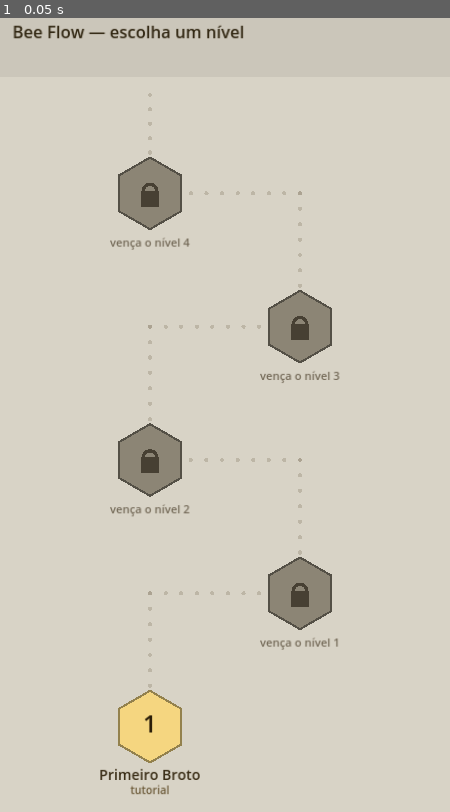
Above: before the commit, frame 1.
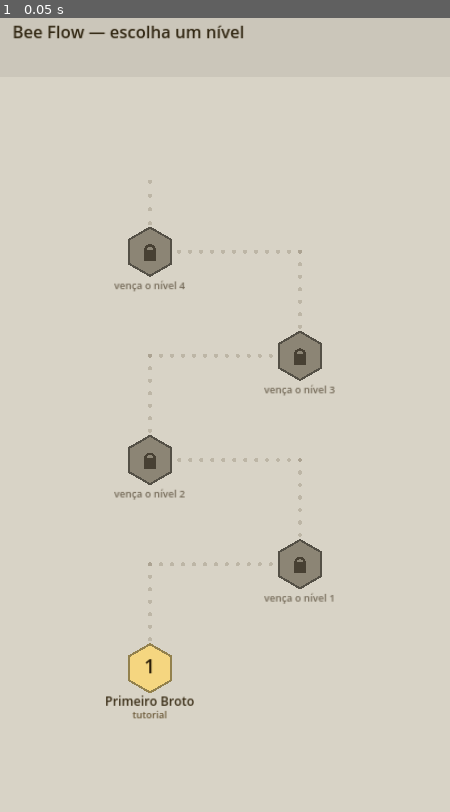
Above: after the commit, the same moment.

Repository: eric-r-ramos/bee-flow
Game: Godot game, scene res://scenes/Main.tscn
Two runs of this game, one before a commit and one after it. Both use one fixed random seed, a clock stepped at 60 frames per second and the inputs below.
Inputs:
- Up to frame 1 (0.05 s): no input

The runs differ from the first frame. In frame 1, 6.9% of the frame differs, in the area x 22-76%, y 9-98%.

Commit message:
UI: favos menores na rota e fila de cores nas pilhas
Dois ajustes vindos de comparação com referência do gênero.

Favos da rota de 86 para 58 (Godot) e de 54 para 34 (web), com espaçamento e
rótulos proporcionais. Nós grandes viravam uma coluna de balões e o caminho
sumia; o que precisa se ler à distância é a trilha, não o nó.

A pilha agora mostra a fila do que vem, em fatias finas com as cores REAIS
das próximas colmeias. Antes eram tocos escuros: o jogador via que havia
mais colmeias, mas não de quais cores — e a ordem das cores é exatamente a
informação de que ele precisa para planejar, então esconder era esconder a
decisão.

O nome do tipo (operaria/zangao/batedora) saiu do token: o hexágono já
codifica o alcance, e a altura liberada foi para a fila.

Anotado no DESIGN.md, não construído: a fileira de facilitadores por anúncio
que o gênero usa. Encaixa no 6º slot já previsto como válvula de deadlock,
mas traz SDK de anúncios, rede, privacidade e classificação etária.

Co-Authored-By: Claude <noreply@anthropic.com>
Claude-Session: https://claude.ai/code/session_01FYg51uz4viMWVJdvCoF4mW

Diff:
--- a/scripts/Main.gd
+++ b/scripts/Main.gd
@@ -31,7 +31,7 @@
 const DECK_H := 300.0
 const MARGIN_CELLS := 1.6   ## folga em celulas ao redor da imagem: a zona de voo
 const SPAWN_INTERVAL := 0.26
-const TOKEN := Vector2(170.0, 96.0)
+const TOKEN := Vector2(170.0, 78.0)
 const LANE_X0 := 85.0
 const LANE_STEP := 185.0
 
@@ -162,7 +162,7 @@
 		return
 	# Primeiro nível embaixo, o caminho sobe alternando os lados. A pilha é
 	# centrada: com poucos níveis ela não fica amontoada num canto.
-	const SPACING := 320.0
+	const SPACING := 250.0
 	var total := float(catalog.size() - 1) * SPACING
 	var bottom := DESIGN.y * 0.56 + total * 0.5
 	for i in catalog.size():
--- a/scripts/view/MapView.gd
+++ b/scripts/view/MapView.gd
@@ -4,7 +4,9 @@
 ## A rota: os níveis como um caminho de favos, do primeiro embaixo ao último
 ## em cima. Nível limpo pode ser rejogado; o seguinte só abre depois dele.
 
-const NODE_R := 86.0
+## Favo pequeno: com muitos níveis a rota vira uma coluna de balões e some
+## o caminho. O que precisa se ler à distância é a TRILHA, não o nó.
+const NODE_R := 58.0
 
 var game: Node
 
@@ -26,7 +28,7 @@
 	for i in range(nodes.size() - 1):
 		_link(nodes[i], nodes[i + 1], game.is_unlocked(i + 1))
 	var last: Vector2 = nodes[nodes.size() - 1]
-	_dotted(last + Vector2(0, -NODE_R - 12.0), last + Vector2(0, -NODE_R - 150.0), false)
+	_dotted(last + Vector2(0, -NODE_R - 10.0), last + Vector2(0, -NODE_R - 110.0), false)
 
 	for i in nodes.size():
 		_node(i, nodes[i])
@@ -47,7 +49,7 @@
 		return
 	var dir := (to - from) / span
 	var tone := Color(0.62, 0.45, 0.14, 0.9) if lit else Color(0.55, 0.50, 0.42, 0.35)
-	var steps := maxi(int(span / 34.0), 1)
+	var steps := maxi(int(span / 26.0), 1)
 	for k in range(steps + 1):
 		draw_circle(from + dir * (span * float(k) / float(steps)),
 			6.0 if lit else 5.0, tone)
@@ -73,29 +75,29 @@
 	draw_polyline(pts, fill.darkened(0.4), 5.0)
 
 	if unlocked:
-		_text(center + Vector2(0, 14), "%d" % (index + 1), 58, Color(0.16, 0.11, 0.03))
+		_text(center + Vector2(0, 12), "%d" % (index + 1), 46, Color(0.16, 0.11, 0.03))
 	else:
 		# Cadeado desenhado: corpo + arco.
-		draw_rect(Rect2(center + Vector2(-22, -6), Vector2(44, 38)), Color(0.28, 0.25, 0.20))
-		draw_arc(center + Vector2(0, -6), 16.0, PI, TAU, 20, Color(0.28, 0.25, 0.20), 8.0)
+		draw_rect(Rect2(center + Vector2(-15, -4), Vector2(30, 26)), Color(0.28, 0.25, 0.20))
+		draw_arc(center + Vector2(0, -4), 11.0, PI, TAU, 20, Color(0.28, 0.25, 0.20), 6.0)
 
 	if cleared:
 		# Selo de concluído, encostado no favo.
 		var seal := center + Vector2(NODE_R * 0.72, -NODE_R * 0.72)
-		draw_circle(seal, 26.0, Color(0.29, 0.55, 0.22))
+		draw_circle(seal, 19.0, Color(0.29, 0.55, 0.22))
 		draw_polyline(PackedVector2Array([
-			seal + Vector2(-11, 0), seal + Vector2(-3, 9), seal + Vector2(12, -9)
-		]), Color(1, 1, 1), 6.0)
+			seal + Vector2(-8, 0), seal + Vector2(-2, 7), seal + Vector2(9, -7)
+		]), Color(1, 1, 1), 4.5)
 
-	var label_at := center + Vector2(0, NODE_R + 42.0)
+	var label_at := center + Vector2(0, NODE_R + 32.0)
 	if unlocked:
-		_text(label_at, str(info.get("name", "")), 34, Color(0.22, 0.17, 0.08))
+		_text(label_at, str(info.get("name", "")), 30, Color(0.22, 0.17, 0.08))
 		var band := str(info.get("band", ""))
 		var mark := BFProgress.format_time(game.progress.best_time(str(info.get("id", ""))))
 		var sub := band if mark == "" else "%s  ·  recorde %s" % [band, mark]
-		_text(label_at + Vector2(0, 34), sub, 26, Color(0.42, 0.35, 0.22))
+		_text(label_at + Vector2(0, 30), sub, 23, Color(0.42, 0.35, 0.22))
 	else:
-		_text(label_at, "vença o nível %d" % index, 27, Color(0.45, 0.41, 0.34))
+		_text(label_at, "vença o nível %d" % index, 24, Color(0.45, 0.41, 0.34))
 
 
 func _text(at: Vector2, s: String, size: int, color: Color) -> void:
--- a/scripts/view/TableView.gd
+++ b/scripts/view/TableView.gd
@@ -100,12 +100,18 @@
 		if deck.is_empty():
 			continue
 		var top: Rect2 = game.column_rects[j]
-		var behind: int = min(deck.size(), 5)
-		for k in range(behind - 1, 0, -1):
-			var r := Rect2(top.position + Vector2(0, float(k) * 24.0), top.size)
-			var c: Color = game.color_of(deck[k]).darkened(0.15 + 0.06 * float(k))
-			draw_rect(r, c)
-			draw_rect(r, Color(0, 0, 0, 0.18), false, 2.0)
+		# A fila do que vem, nas cores REAIS. Antes eram tocos escuros: o jogador
+		# via que havia mais colmeias, mas não de quais cores - e a ordem das
+		# cores é exatamente a informação de que ele precisa para planejar.
+		var slice := 15.0
+		var room: float = game.DECK_H - top.size.y - 10.0
+		var fila: int = mini(deck.size() - 1, int(room / slice))
+		for k in range(1, fila + 1):
+			var y := top.position.y + top.size.y + float(k - 1) * slice
+			var bar := Rect2(Vector2(top.position.x + 5.0, y),
+				Vector2(top.size.x - 10.0, slice - 2.5))
+			draw_rect(bar, game.color_of(deck[k]).darkened(0.05 * float(k) + 0.04))
+			draw_rect(bar, Color(0, 0, 0, 0.22), false, 1.5)
 		_draw_token(top, deck[0], deck.size())
 
 
@@ -123,8 +129,6 @@
 		clampf(reach * 2.8, 13.0, 26.0), "", "")
 	_label(Rect2(r.position + Vector2(62.0, 8.0), Vector2(r.size.x - 70.0, 48.0)),
 		"%d" % int(spec["bees"]), 40, Color(0.14, 0.1, 0.02))
-	_label(Rect2(r.position + Vector2(0.0, r.size.y - 32.0), Vector2(r.size.x, 28.0)),
-		str(spec.get("kind", "")), 21, Color(0.2, 0.16, 0.06))
 	if limited:
 		# Selo escuro no canto: borda grossa sozinha e sutil demais pra decisao
 		# mais importante do jogador - saber, ANTES de puxar, que aquela colmeia
Not shown, changed: DESIGN.md
